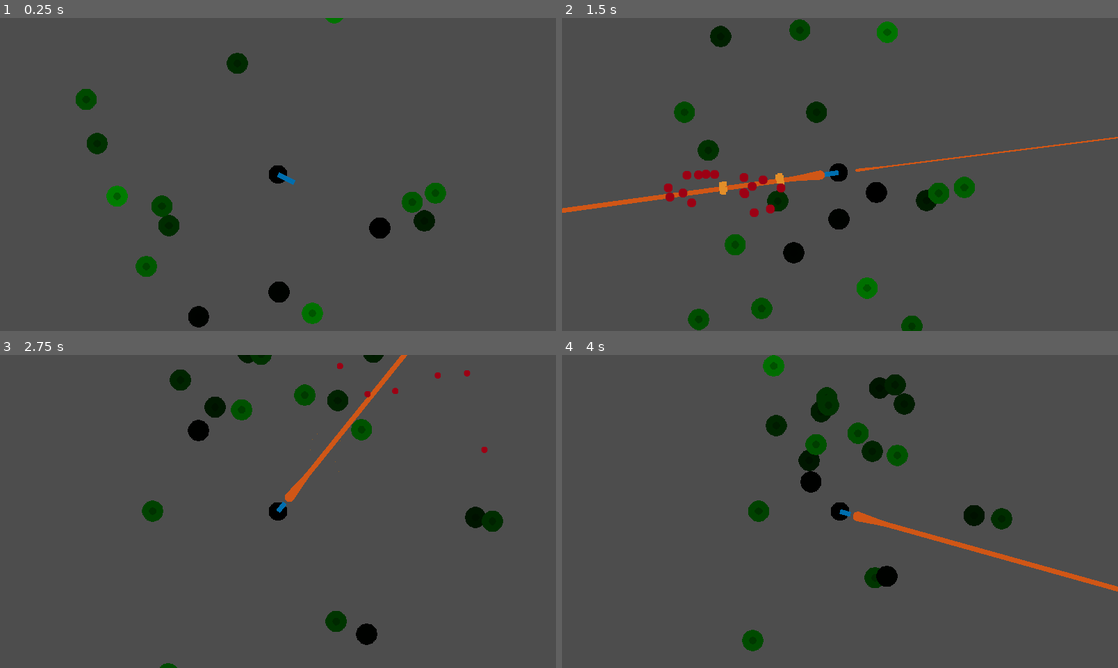
Above: before the commit, frames 1-4 (two rows, left to right).
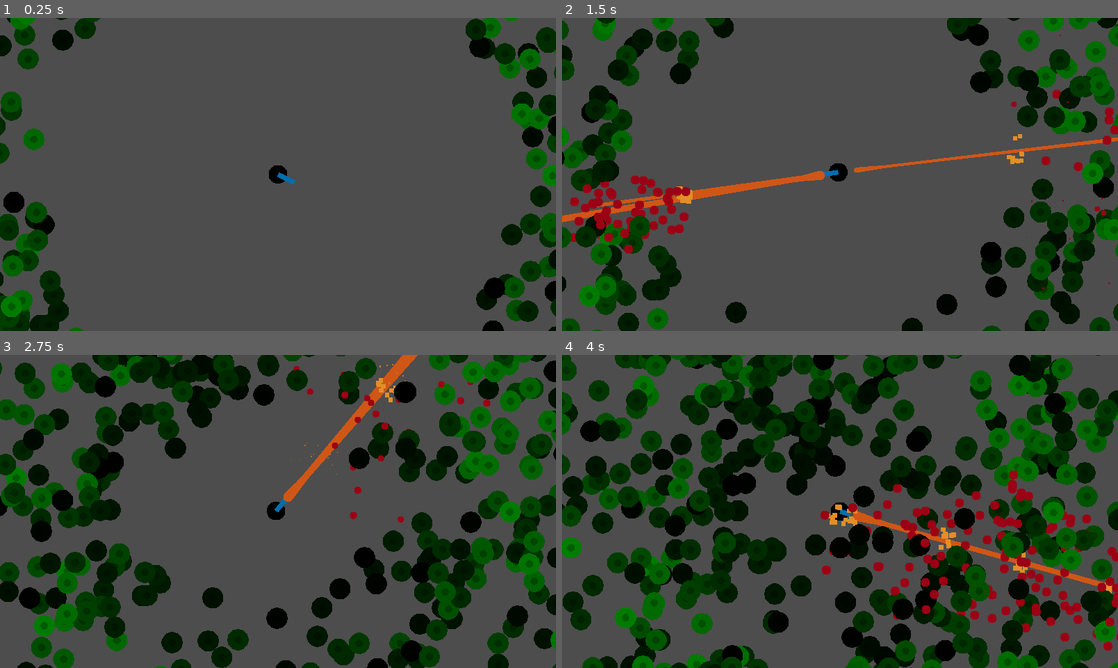
Above: after the commit, the same moments.

Repository: graywes/zombie-game
Game: Godot game, scene res://game.tscn
Same seed, same stepped clock (60 frames per second), same inputs: the game is played once before the commit and once after it.
Inputs (mouse positions are in pixels of both pictures, inside the frame that each line leads up to):
- Up to frame 1 (0.25 s): no input
- Up to frame 2 (1.5 s): move the mouse to (962, 158) at 0.52 s; press the mouse at (962, 158) at 0.53 s; move the mouse to (728, 190) at 1.27 s; release the mouse at (728, 190) at 1.28 s; click (728, 190) at 1.35 s
- Up to frame 3 (2.75 s): move the mouse to (333, 442) at 2.02 s; press the mouse at (333, 442) at 2.03 s
- Up to frame 4 (4 s): move the mouse to (812, 574) at 2.77 s; release the mouse at (812, 574) at 2.78 s; click (812, 574) at 2.85 s; move the mouse to (1006, 558) at 3.52 s; press the mouse at (1006, 558) at 3.53 s

The runs differ from the first frame. In frame 1, 13% of the frame differs, in the area x 0-100%, y 0-100%; in frame 2, 25%; in frame 3, 37%; in frame 4, 50%.

Commit message:
ultra ray

Diff:
--- a/game.tscn
+++ b/game.tscn
@@ -41,7 +41,7 @@
 tracks/0/interp = 1
 tracks/0/loop_wrap = true
 tracks/0/keys = {
-"times": PackedFloat32Array(0.3, 1),
+"times": PackedFloat32Array(0, 1),
 "transitions": PackedFloat32Array(0.153893, 1),
 "update": 0,
 "values": [Vector2(0.6, 1), Vector2(1, 1)]
@@ -79,7 +79,7 @@
 position = Vector2(0, 1)
 
 [node name="Timer" type="Timer" parent="Sprite2D/Polygon2D"]
-wait_time = 0.1
+wait_time = 0.001
 one_shot = true
 
 [node name="AudioStreamPlayer" type="AudioStreamPlayer" parent="Sprite2D/Polygon2D"]
--- a/player.gd
+++ b/player.gd
@@ -3,7 +3,7 @@
 
 # Called when the node enters the scene tree for the first time.
 func _ready():
-	for enemy in 20:
+	for enemy in 800:
 		add_sibling.call_deferred(enem.instantiate())
 	if Up.up:
 		$Polygon2D/AudioStreamPlayer.play()
--- a/project.godot
+++ b/project.godot
@@ -21,7 +21,6 @@
 
 [display]
 
-window/size/mode=3
 window/stretch/mode="canvas_items"
 
 [input]
--- a/ray.gd
+++ b/ray.gd
@@ -3,16 +3,22 @@
 
 # Called when the node enters the scene tree for the first time.
 func _ready() -> void:
-	for i in range(10):
+	force_raycast_update()
+	if is_colliding():
+		get_collider().get_parent().hit(4)
+		$"../Line2D".points[-1] = to_local(get_collision_point())
+		var part = shot.instantiate()
+		part.position = get_collision_point()
+		part.emitting = true
+		part.rotation = global_rotation + deg_to_rad(180)
+		$"../".add_sibling(part)
+	for i in range(3):
 		force_raycast_update()
 		if is_colliding():
-			get_collider().get_parent().hit(11)
-			#$"../Line2D".points[-1] = to_local(get_collision_point())
-			var part = shot.instantiate()
-			part.position = get_collision_point()
-			part.emitting = true
-			part.rotation = global_rotation + deg_to_rad(180)
-			$"../".add_sibling(part)
+			print("yeaa")
+			get_collider().get_parent().hit(4)
+			$"../Line2D".points[-1] = to_local(get_collision_point())
+	pass # Replace with function body.
 
 
 # Called every frame. 'delta' is the elapsed time since the previous frame.
--- a/zom.gd
+++ b/zom.gd
@@ -1,5 +1,5 @@
 extends Sprite2D
-var health = 10
+var health = 3
 var die = preload("res://die.tscn").instantiate()
 var blood = preload("res://blood.tscn").instantiate()
 var speed = randf_range(10, 40) * 3
@@ -8,8 +8,8 @@
 func _ready():
 	var ran = randf() * 6
 	randomize()
-	position = Vector2(sin(ran), cos(ran)) * (20 * 13 * randf_range(1, 2))
-	print(ran)
+	position = Vector2(sin(ran), cos(ran)) * (40 * 13 * randf_range(1, 2))
+	#print(ran)
 	modulate = Color.WHITE.darkened(((speed / 3) - 10) / 30)
 	pass # Replace with function body.
 
@@ -21,12 +21,12 @@
 
 func hit(dam):
 	health -= dam
-	$StaticBody2D.free()
 	$AudioStreamPlayer2D.play()
 	$AnimationPlayer.stop()
 	$AnimationPlayer.play("hit")
 	if health <= 0:
 		print("dead")
+		$StaticBody2D.free()
 		get_tree().get_first_node_in_group("cam").shake(10)
 		die.position = position
 		blood.position = position
